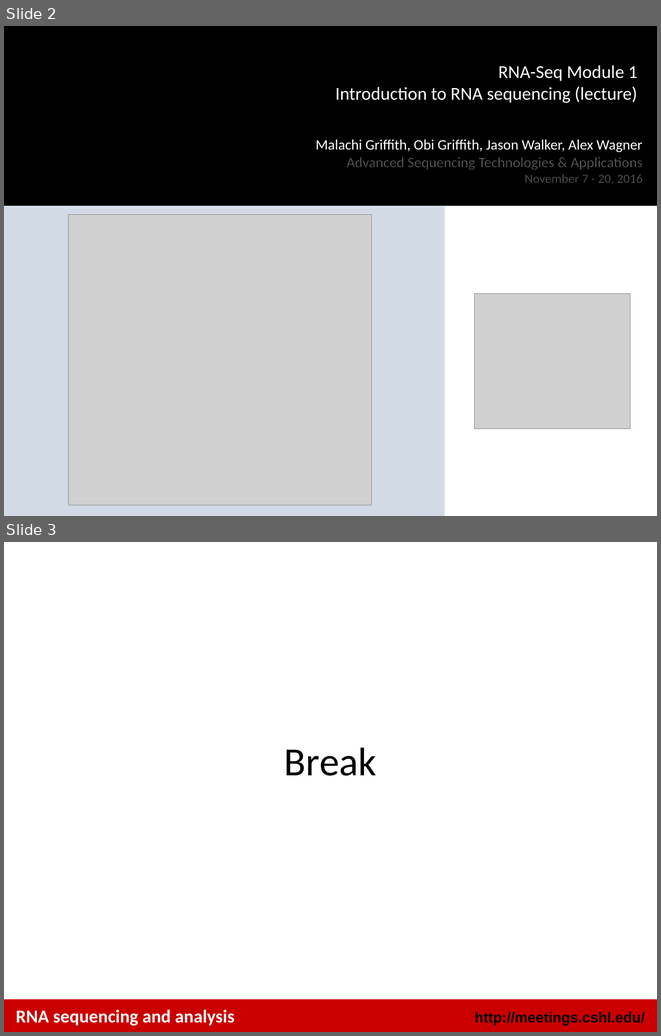
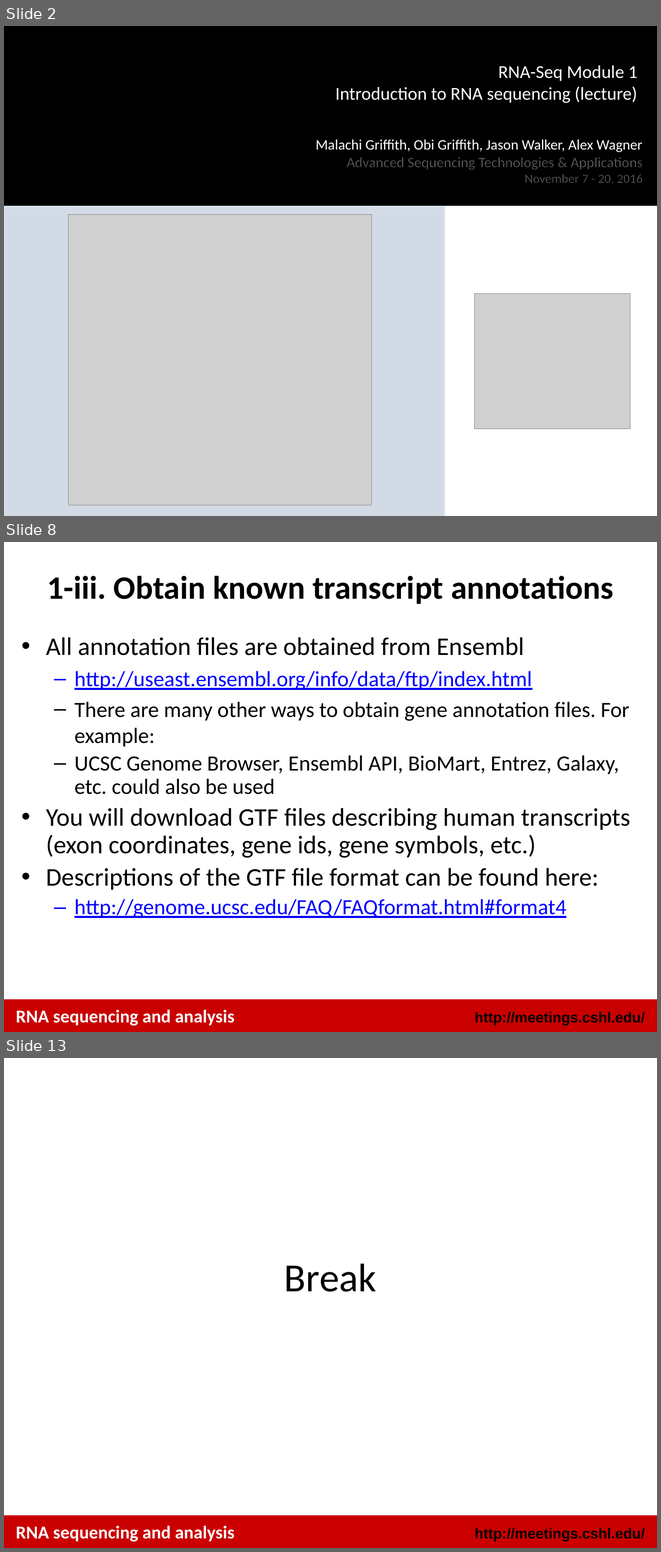
Before and after one commit to griffithlab/rnaseq_tutorial_wiki, a slide deck: LectureFiles/cshl/2016/RNASeq_Module1_Tutorial.pptx. Shown one above the other, each under a label of ours: slides 2 and 3 before the commit, slides 2, 8 and 13 after it; the slides between them are not shown. The pictures are 661x1036 and 661x1552 pixels, drawn with LibreOffice and Linux fonts; fonts in the diff are those of the drawing; grey boxes stand for pictures; background and template pictures are left out. Boxes give left, top, right and bottom in pixels: in the first picture for what was removed or moved away, otherwise in the second. Text is boxed around its words. In the diff, an @@ line names an element or a change of style, - is before the commit and + after.

```diff
--- a/LectureFiles/cshl/2016/RNASeq_Module1_Tutorial.pptx
+++ b/LectureFiles/cshl/2016/RNASeq_Module1_Tutorial.pptx
@@ slide 8 added at <box>4,542,657,1032</box>, background #FFFFFF; not listed: 2 template elements that a slide beside it also shows @@
@@ title added at <box>47,575,614,604</box>, 36 pt, text #000000, bold @@
+1-iii. Obtain known transcript annotations
@@ text added at <box>46,637,630,918</box>, 24 pt, text #000000 @@
+• All annotation files are obtained from Ensembl
+  – http://useast.ensembl.org/info/data/ftp/index.html
+  – There are many other ways to obtain gene annotation files. For example:
+  – UCSC Genome Browser, Ensembl API, BioMart, Entrez, Galaxy, etc. could also be used
+• You will download GTF files describing human transcripts (exon coordinates, gene ids, gene symbols, etc.)
+• Descriptions of the GTF file format can be found here:
+  – http://genome.ucsc.edu/FAQ/FAQformat.html#format4
@@ text added at <box>16,1009,235,1025</box>, 20 pt, text #FFFFFF, bold @@
+RNA sequencing and analysis
@@ what was slide 3 is now slide 13 @@
```
Also in this commit, not shown: 9 other slides added, 1 other file.
